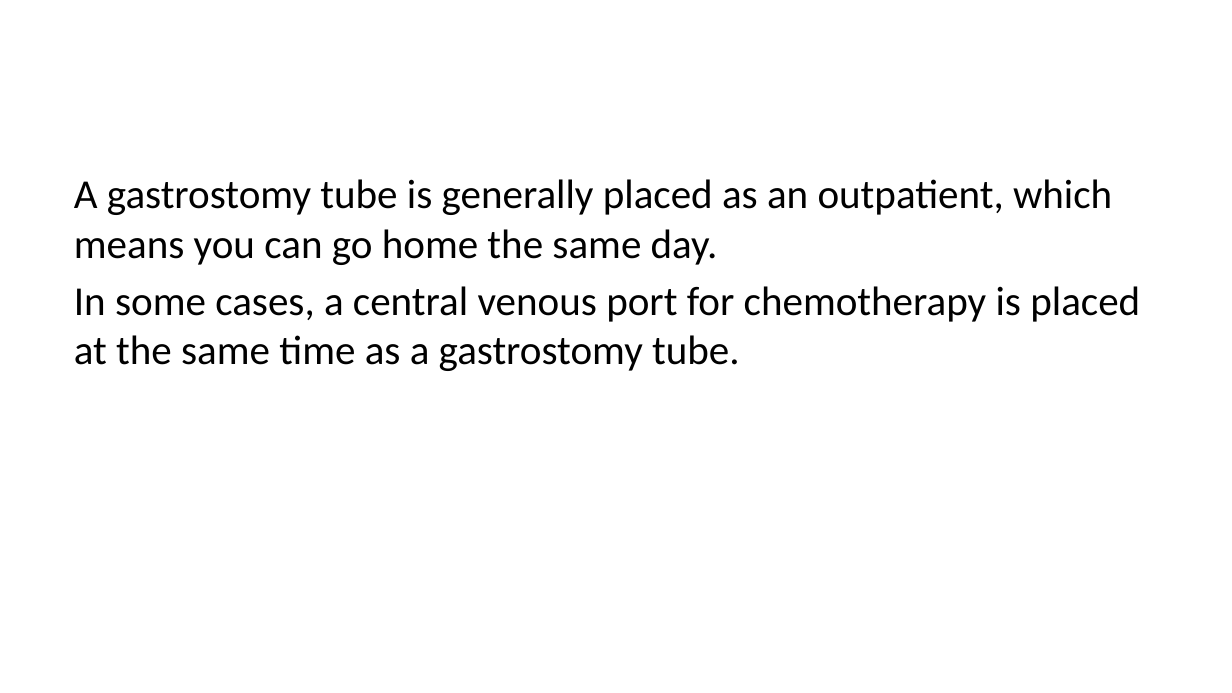
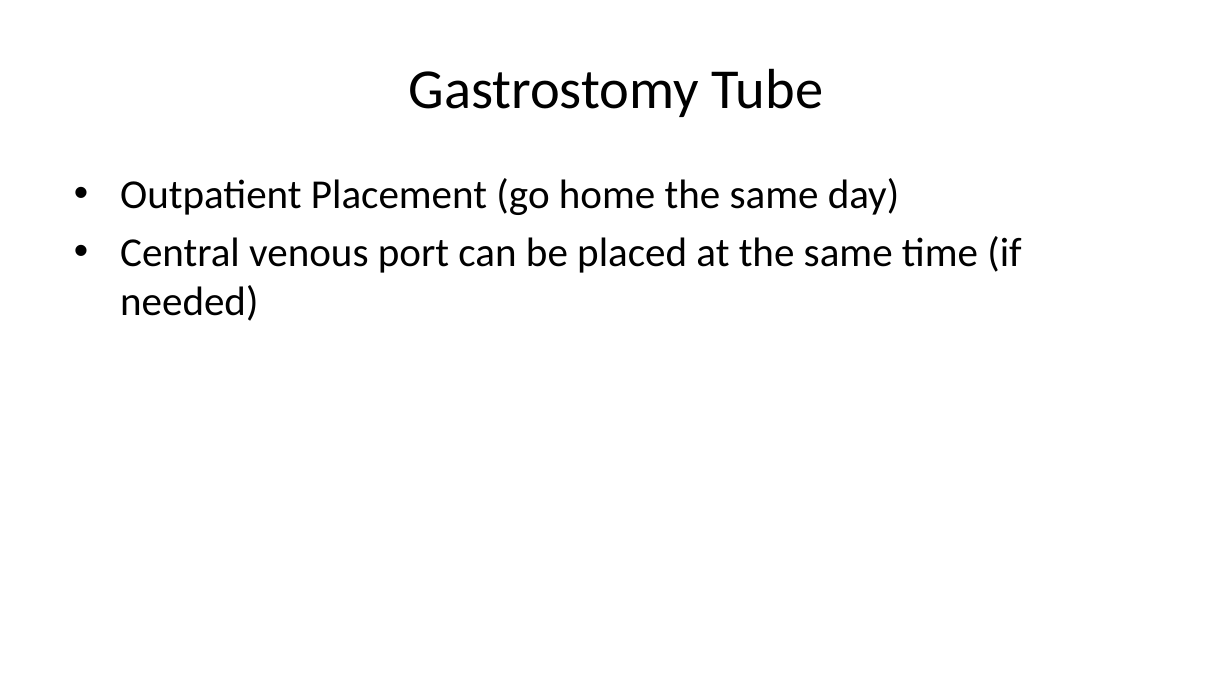
Before and after one commit to jcsalo/patient_education, a slide deck: slide 6 of lci_nutrition.pptx (slide 10 before the commit). Drawn at 1232x693 pixels with LibreOffice and Linux fonts; fonts in the diff are those of the drawing. Boxes give left, top, right and bottom in pixels: in the first picture for what was removed or moved away, otherwise in the second. Text is boxed around its words. In the diff, an @@ line names an element or a change of style, - is before the commit and + after.

```diff
--- a/lci_nutrition.pptx
+++ b/lci_nutrition.pptx
@@ title added at (409,68,823,117), 33 pt, text #000000 @@
+Gastrostomy Tube
@@ text at (120,178,1021,321): text changed @@
-A gastrostomy tube is generally placed as an outpatient, which means you can go home the same day.
-In some cases, a central venous port for chemotherapy is placed at the same time as a gastrostomy tube.
+• Outpatient Placement (go home the same day)
+• Central venous port can be placed at the same time (if needed)
```
Also in this commit, not shown: 5 other slides changed, 1 slide added, 7 slides removed, 39 other files.
